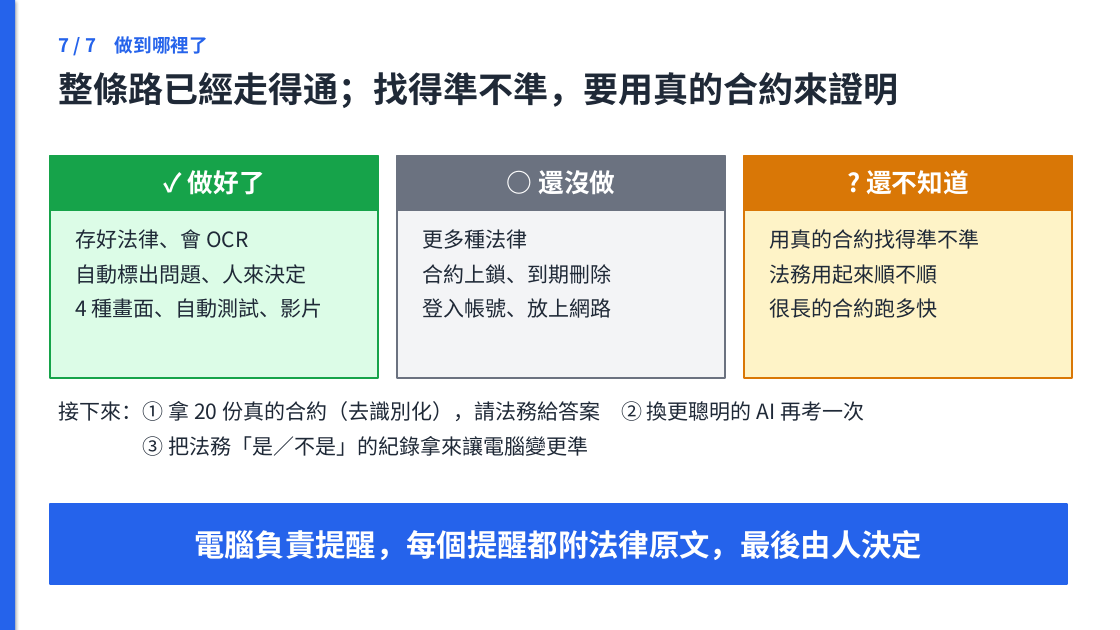
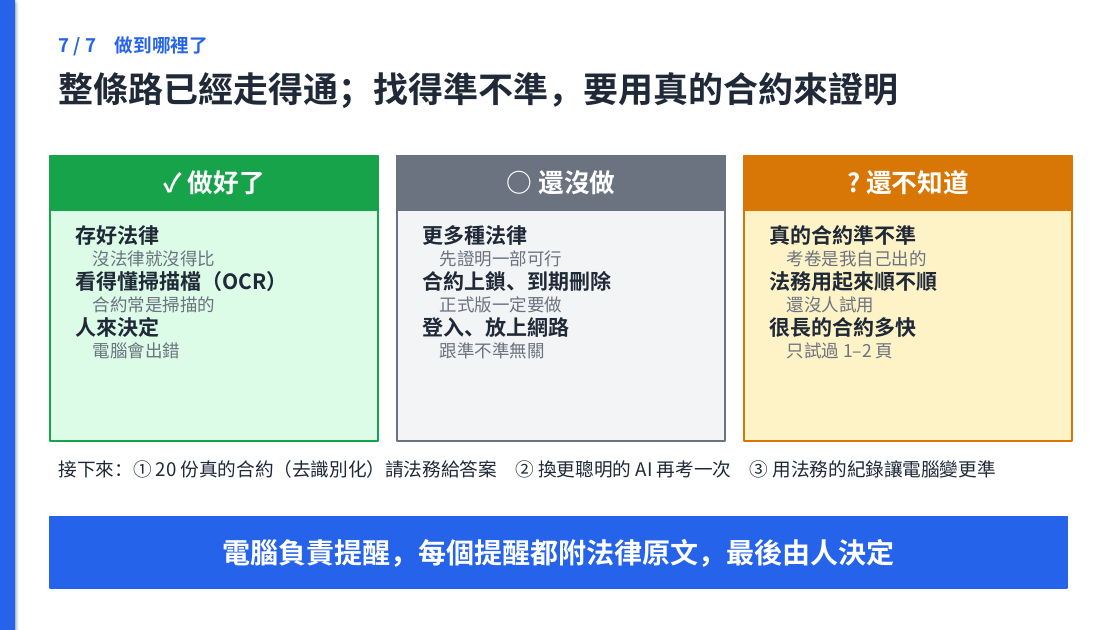
Before and after one commit to jaylooloomi/contract-check, a slide deck: slide 9 of docs/deck/合約外規檢查_簡報.pptx. Drawn at 1120x630 pixels with LibreOffice and Linux fonts; fonts in the diff are those of the drawing. Boxes give left, top, right and bottom in pixels: in the first picture for what was removed or moved away, otherwise in the second. Text is boxed around its words. In the diff, an @@ line names an element or a change of style, - is before the commit and + after.

```diff
--- a/docs/deck/合約外規檢查_簡報.pptx
+++ b/docs/deck/合約外規檢查_簡報.pptx
@@ rectangle: place and size @@
-rectangle at [50,210,378,378]
+rectangle at [50,210,378,441]
@@ text at [75,225,215,359]: text changed; bold on @@
-存好法律、會 OCR
-自動標出問題、人來決定
-4 種畫面、自動測試、影片
+存好法律
+沒法律就沒得比
+看得懂掃描檔（OCR）
+合約常是掃描的
+人來決定
+電腦會出錯
@@ rectangle: place and size @@
-rectangle at [397,210,725,378]
+rectangle at [397,210,725,441]
@@ text at [422,225,611,359]: paragraph added @@
+先證明一部可行
@@ text at [422,225,611,291]: bold on in "更多種法律", "合約上鎖、到期刪除"; less space between paragraphs @@
@@ rectangle: place and size @@
-rectangle at [744,210,1072,378]
+rectangle at [744,210,1072,441]
@@ text "真的合約準不準" at [769,225,927,359]: bold on in "法務用起來順不順"; less space between paragraphs @@
@@ text at [769,225,927,267]: text changed; size 18 to 15 pt; text colour #1F2937 to #6B7280 @@
-用真的合約找得準不準
+真的合約準不準
+考卷是我自己出的
@@ text at [440,296,562,359]: text changed; size 18 to 15 pt; text colour #1F2937 to #6B7280 @@
-登入帳號、放上網路
+正式版一定要做
+登入、放上網路
+跟準不準無關
@@ text at [787,296,893,359]: text changed; size 18 to 15 pt; text colour #1F2937 to #6B7280 @@
-很長的合約跑多快
+還沒人試用
+很長的合約多快
+只試過 1–2 頁
@@ text at [59,460,996,478]: text changed; size 18 to 16 pt @@
-接下來：① 拿 20 份真的合約（去識別化），請法務給答案 ② 換更聰明的 AI 再考一次
-③ 把法務「是／不是」的紀錄拿來讓電腦變更準
+接下來：① 20 份真的合約（去識別化）請法務給答案 ② 換更聰明的 AI 再考一次 ③ 用法務的紀錄讓電腦變更準
@@ rectangle "電腦負責提醒，每個提醒都附法律原文，最後由人決定": place and size @@
-rectangle "電腦負責提醒，每個提醒都附法律原文，最後由人決定" at [50,504,1067,584]
+rectangle "電腦負責提醒，每個提醒都附法律原文，最後由人決定" at [50,517,1067,588]
@@ rectangle "電腦負責提醒，每個提醒都附法律原文，最後由人決定" at [50,517,1067,588]: size 26 to 24 pt @@
```
Also in this commit, not shown: 6 other slides changed, 4 slides removed, 22 other files.
